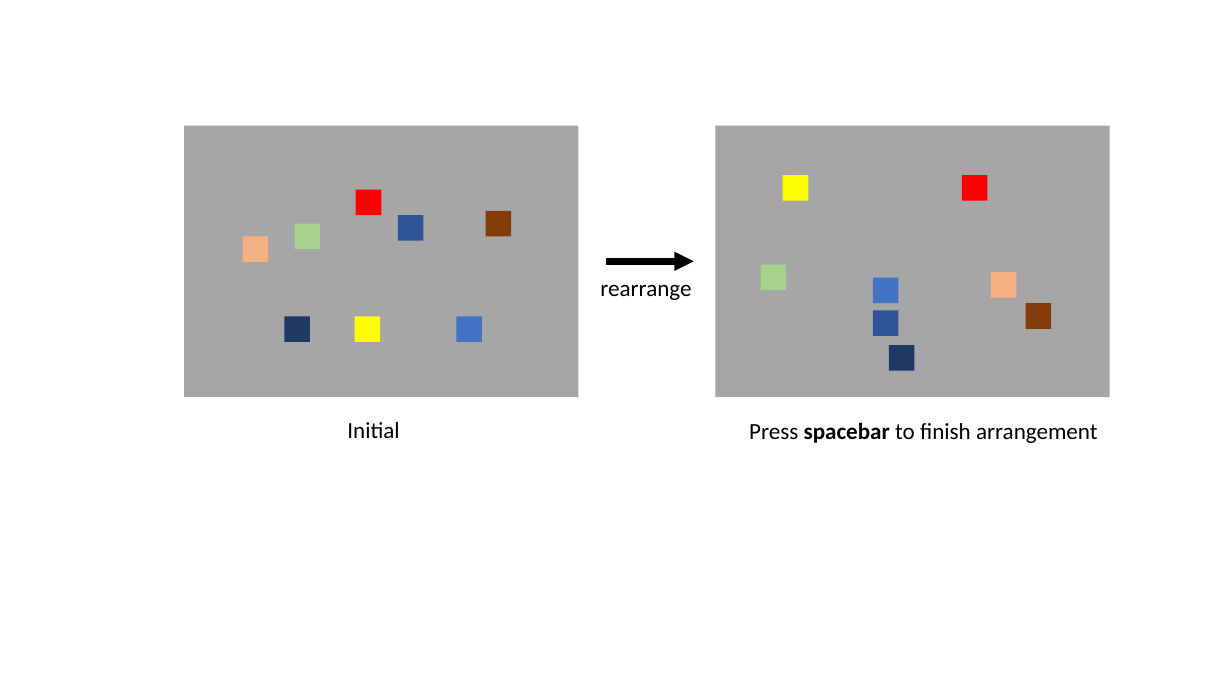
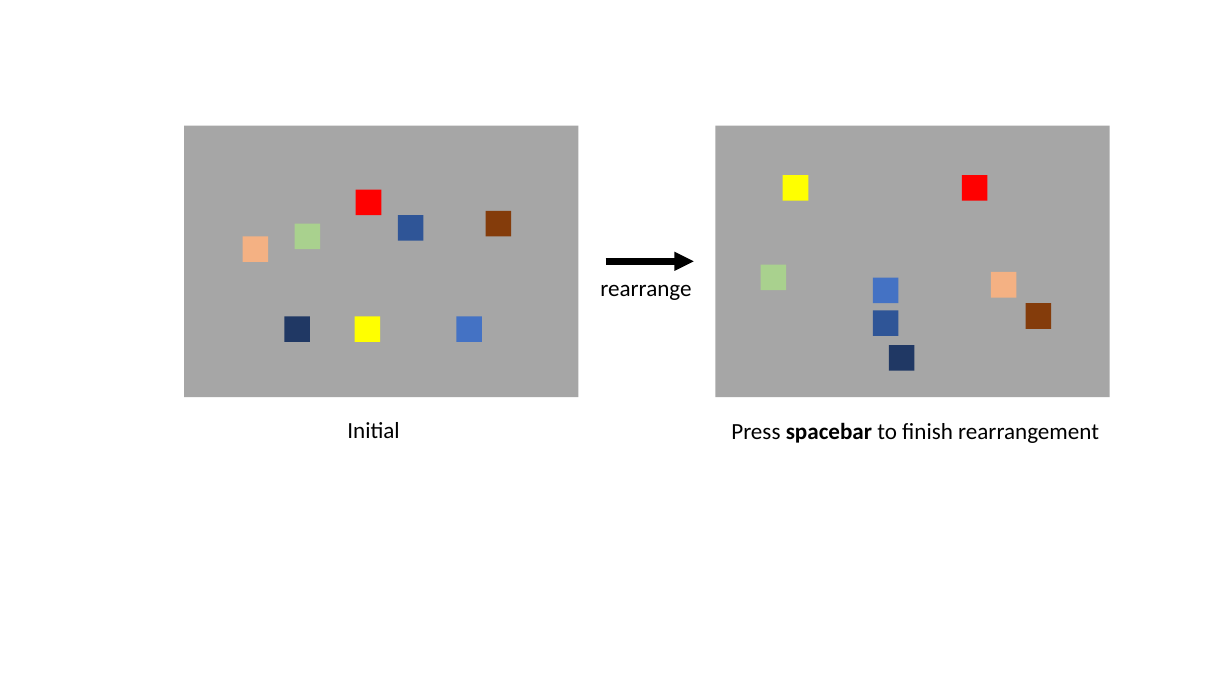
Before and after one commit to hy-lin/similairty_measurement, a slide deck: slide 1 of Experiments/Experiment 2/src/resources/procedure.pptx. Drawn at 1232x693 pixels with LibreOffice and Linux fonts; fonts in the diff are those of the drawing. Boxes give left, top, right and bottom in pixels: in the first picture for what was removed or moved away, otherwise in the second. Text is boxed around its words. In the diff, an @@ line names an element or a change of style, - is before the commit and + after.

```diff
--- a/Experiments/Experiment 2/src/resources/procedure.pptx
+++ b/Experiments/Experiment 2/src/resources/procedure.pptx
@@ text at (731, 422, 1099, 443): text changed @@
-Press spacebar to finish arrangement
+Press spacebar to finish rearrangement
```
Also in this commit, not shown: 6 other files.
